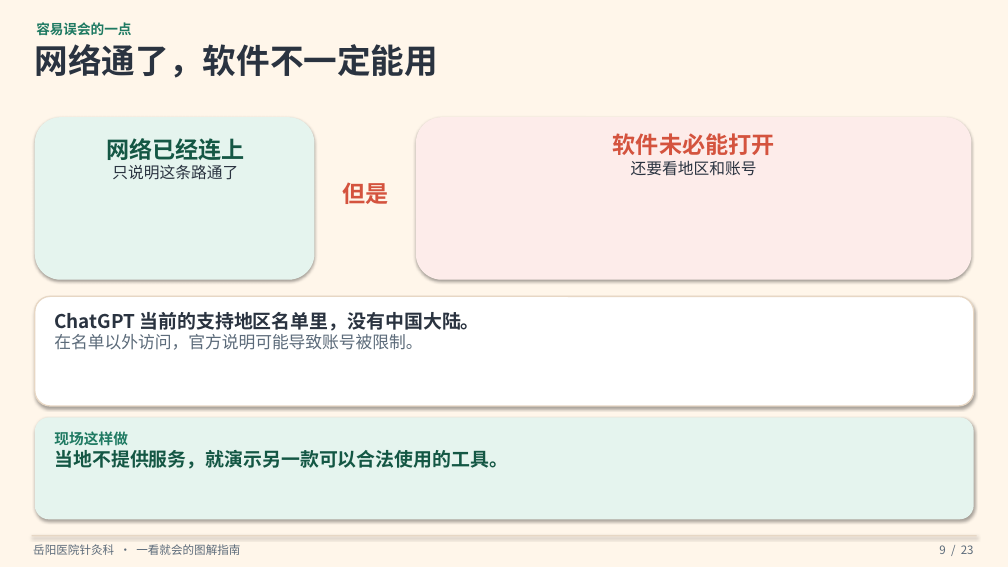
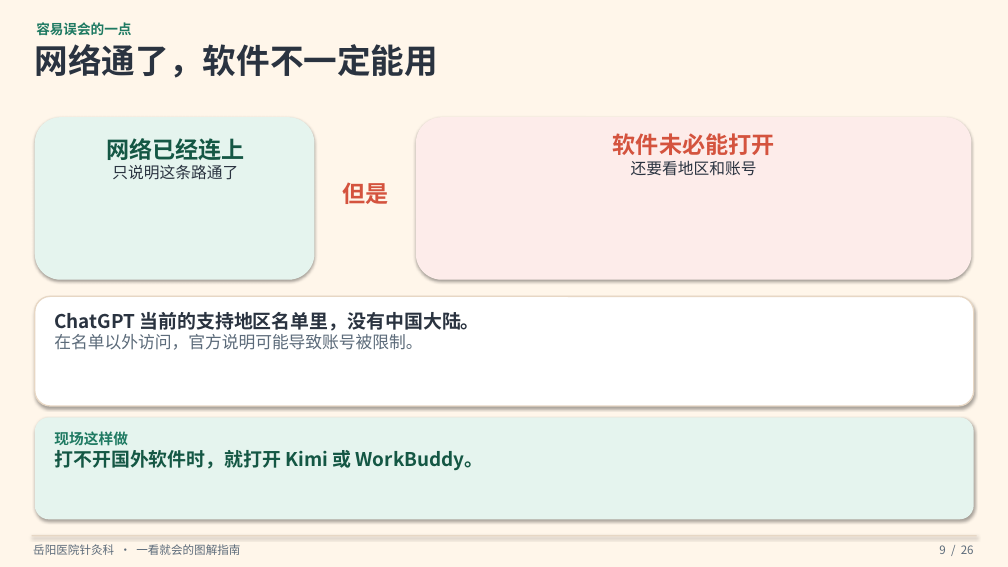
Before and after one commit to hujigang2010-maker/AIDEN, a slide deck: slide 9 of output/岳阳医院针灸科-VPN及国外AI软件安装使用指南.pptx. Drawn at 1008x567 pixels with LibreOffice and Linux fonts; fonts in the diff are those of the drawing. Boxes give left, top, right and bottom in pixels: in the first picture for what was removed or moved away, otherwise in the second. Text is boxed around its words. In the diff, an @@ line names an element or a change of style, - is before the commit and + after.

```diff
--- a/output/岳阳医院针灸科-VPN及国外AI软件安装使用指南.pptx
+++ b/output/岳阳医院针灸科-VPN及国外AI软件安装使用指南.pptx
@@ text at (x1=54, y1=450, x2=484, y2=471): text changed @@
-当地不提供服务，就演示另一款可以合法使用的工具。
+打不开国外软件时，就打开 Kimi 或 WorkBuddy。
@@ text at (x1=939, y1=545, x2=974, y2=554): text changed @@
-9 / 23
+9 / 26
```
Also in this commit, not shown: 20 other slides changed, 5 slides added, 2 slides removed, 4 other files.
